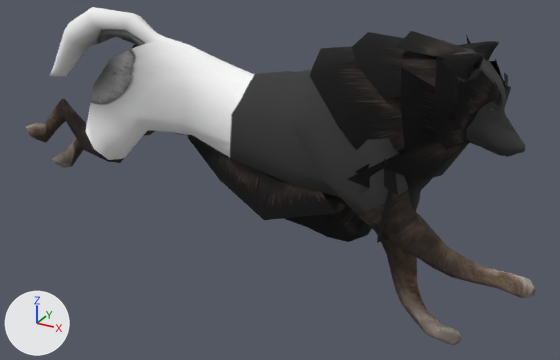
The OBJ model models/wolfrunning/wolf_running_000016.obj: old version first, new version second.
Before and after are seen from a camera (50 mm lens) standing at (0.672, -1.146, 0.837) and looking at (0.032, 0.017, 0.255). Every picture has the same lights, and +X, +Y and +Z are marked at lower left. Where no turn or scale is listed for an object, it has been applied to the vertices. Vertices at the same position are counted once.

Names of what the first picture shows: 'Wolf1_Material__wolf_col_tga_0', 'Wolf2_fur__fella3_jpg_001_0_Wolf2_fur__fella3_jpg_001_0.001'.
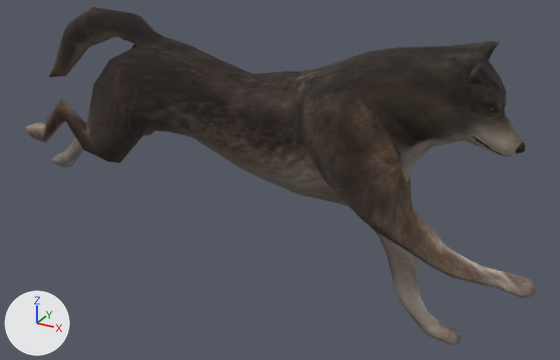
Where the change shows, as pixel boxes (x1, y1, x2, y2) in the pictures (560 x 360 px):
```json
{"object": "Wolf2_fur__fella3_jpg_001_0_Wolf2_fur__fella3_jpg_001_0.001", "change": "deleted", "before": [188, 31, 511, 243], "on screen": "black"}
{"part": 1, "of": "me_wolf1_material__wolf_col_tga_0", "change": "surface changed", "before": [26, 7, 535, 345], "after": [26, 7, 535, 345]}
```

The change, as JSON lines over the scene's bpy script:
```json
{"block": "me_wolf1_material__wolf_col_tga_0", "where": "me_wolf1_material__wolf_col_tga_0.from_pydata(...)  # 892 vertices, 1772 faces; spans x -0.568..0.52, y -0.099..0.092, z -0.009..0.553"}
{"block": "me_wolf1_material__wolf_col_tga_0", "where": "# used by ob_wolf1_material__wolf_col_tga_0; location = (0.0, 0.0, 0.0)"}
{"block": "me_wolf1_material__wolf_col_tga_0", "change": "me_wolf1_material__wolf_col_tga_0 part 1: texture (UV) coordinates of 1772 of 1772 faces, centred in x -0.565..0.519, y -0.096..0.09, z -0.008..0.553, changed; they spanned u 0.02..0.98, v 0.01..0.98 and now span u 0.02..0.98, v 0.5..0.99"}
{"op": "remove", "block": "ob_wolf2_fur__fella3_jpg_001_0_wolf2_fur__fella3_jpg_001_0_001", "code": ["ob_wolf2_fur__fella3_jpg_001_0_wolf2_fur__fella3_jpg_001_0_001 = bpy.data.objects.new('Wolf2_fur__fella3_jpg_001_0_Wolf2_fur__fella3_jpg_001_0.001', me_wolf2_fur__fella3_jpg_001_0_wolf2_fur__fella3_jpg_001_0_001)", "ob_wolf2_fur__fella3_jpg_001_0_wolf2_fur__fella3_jpg_001_0_001.location = (0.0, 0.0, 0.0)"]}
```
